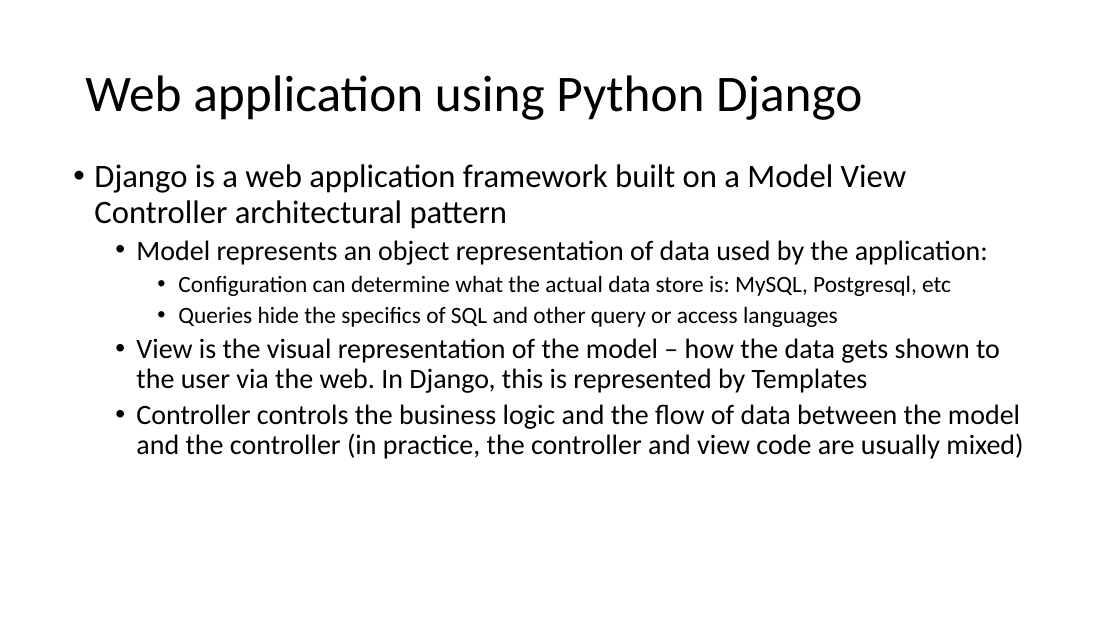
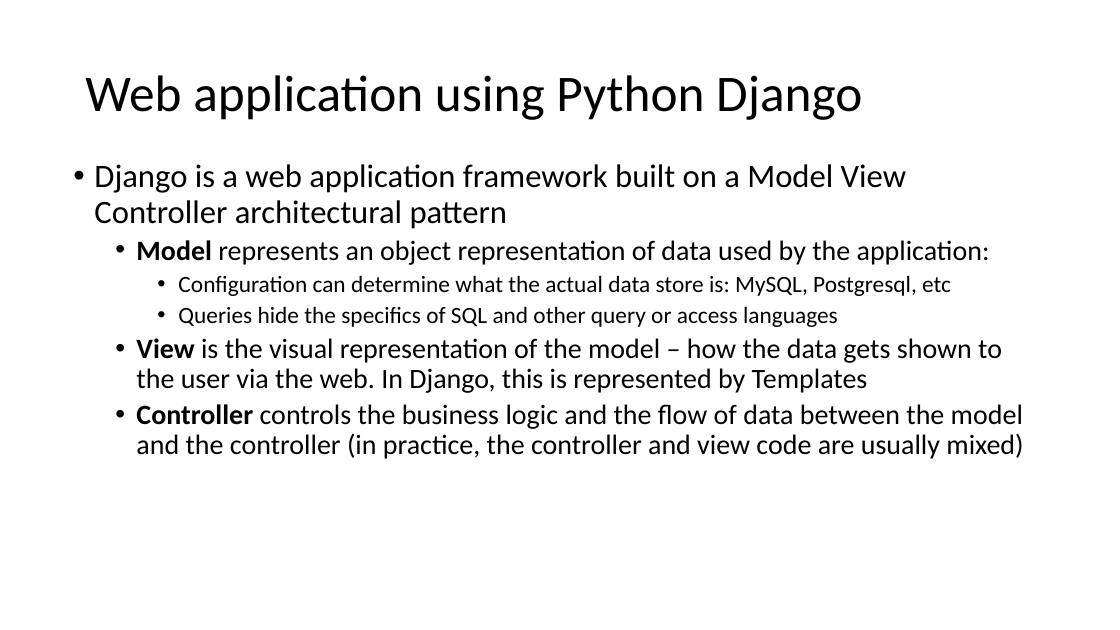
Before and after one commit to uwacsp/cits5503, a slide deck: slide 9 of Lectures/CITS5503WebArchitecture.pptx (slide 4 before the commit). Drawn at 1120x630 pixels with LibreOffice and Linux fonts; fonts in the diff are those of the drawing. Boxes give left, top, right and bottom in pixels: in the first picture for what was removed or moved away, otherwise in the second. Text is boxed around its words. In the diff, an @@ line names an element or a change of style, - is before the commit and + after.

```diff
--- a/Lectures/CITS5503WebArchitecture.pptx
+++ b/Lectures/CITS5503WebArchitecture.pptx
@@ text at bbox=[136, 240, 1023, 459]: bold on in "Model", "View", "Controller" @@
```
Also in this commit, not shown: 7 other slides changed, 14 slides added, 5 slides removed, 1 other file.
